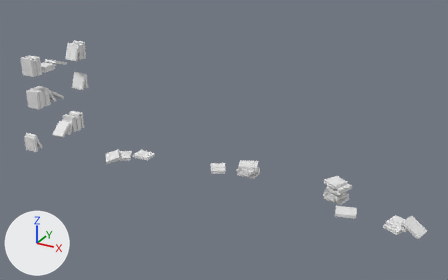
The FBX model Assets/fbx/props/books in table/books_in_table.fbx as it was, and as the next commit left it.
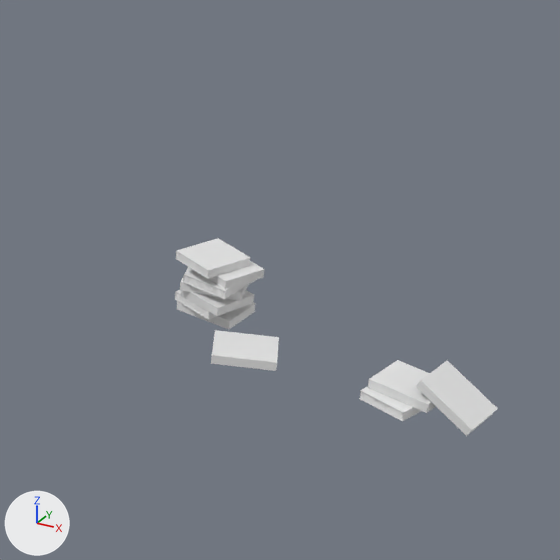
The first picture shows the older version from a camera (50 mm lens) standing at (1.92, -3.16, 4.93) and looking at (-1.67, 3.37, 1.66). The close-ups show both versions on the part from 59% to 100% of the width and 35% to 100% of the height of that picture; other places that the commit changed are outside them. The lights are fixed; the arrows at lower left show +X, +Y and +Z. Where no turn or scale is listed for an object, it has been applied to the vertices.

Objects in the first close-up: 'book.008', 'book.009', 'book.010', 'book.012', 'book.013', 'book.014', 'book.015', 'book.016', 'book.017', 'book.018'.
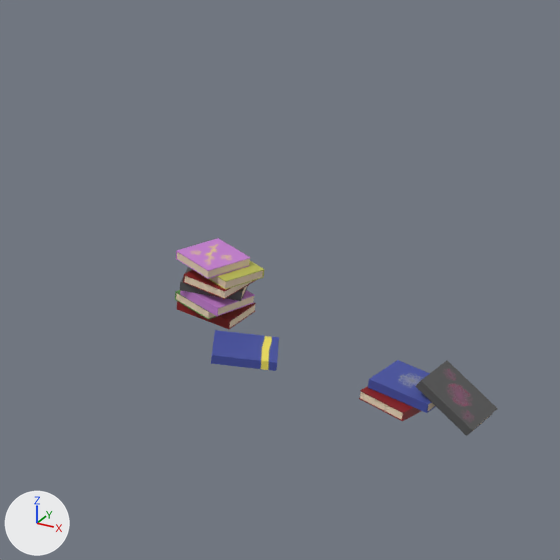
Where the newer file only moved an object's origin or applied its transform, the numbers keep the older frame.

Changed parts and their boxes (x1, y1, x2, y2) in the close-ups (560 x 560 px):
'book.010', recoloured (white to grey)
    both: (415, 361, 498, 436)
'book.018', recoloured (white to blue)
    both: (211, 330, 279, 371)
'book.009', recoloured (white to blue)
    both: (368, 360, 436, 413)
'book.016', recoloured
    both: (176, 238, 250, 279)
'book.012', recoloured (grey to pink)
    both: (180, 290, 255, 316)
'book.008', recoloured
    both: (359, 386, 421, 421)
'book.015', recoloured
    both: (209, 261, 264, 290)
'book.013', recoloured
    both: (177, 301, 256, 329)
'book.017', recoloured
    both: (183, 269, 258, 299)
'book.014', recoloured (grey to black)
    both: (180, 267, 248, 301)

The change, as a diff of the scene's bpy script:
```diff
--- a/Assets/fbx/props/books in table/books_in_table.fbx.py
+++ b/Assets/fbx/props/books in table/books_in_table.fbx.py
@@ mat_book @@
+mat_book = bpy.data.materials.new('Book')
+# uses the picture img_defaultmaterial_base_color_jpg
+# uses the picture img_defaultmaterial_metallic_jpg
+# uses the picture img_defaultmaterial_normal_opengl_jpg
+# uses the picture img_defaultmaterial_roughness_jpg
@@ me_cube_130 @@
 me_cube_130.from_pydata(...)  # 96 vertices, 94 faces; spans x -0.303..-0.03, y 3.453..3.683, z 1.202..1.24
+me_cube_130.materials.append(mat_book)
@@ me_cube_124 @@
 me_cube_124.from_pydata(...)  # 96 vertices, 94 faces; spans x 0.546..0.828, y 3.096..3.404, z 1.087..1.125
+me_cube_124.materials.append(mat_book)
@@ me_cube_129 @@
 me_cube_129.from_pydata(...)  # 96 vertices, 94 faces; spans x -0.3..-0.012, y 3.44..3.691, z 1.088..1.125
+me_cube_129.materials.append(mat_book)
@@ me_cube_125 @@
 me_cube_125.from_pydata(...)  # 96 vertices, 94 faces; spans x 0.568..0.865, y 3.132..3.396, z 1.126..1.164
+me_cube_125.materials.append(mat_book)
@@ me_cube_128 @@
 me_cube_128.from_pydata(...)  # 96 vertices, 94 faces; spans x -0.286..0.0, y 3.386..3.665, z 1.164..1.202
+me_cube_128.materials.append(mat_book)
@@ me_cube_131 @@
 me_cube_131.from_pydata(...)  # 96 vertices, 94 faces; spans x -0.292..0.025, y 3.408..3.707, z 1.279..1.317
+me_cube_131.materials.append(mat_book)
@@ me_cube_134 @@
 me_cube_134.from_pydata(...)  # 96 vertices, 94 faces; spans x -0.084..0.211, y 3.151..3.411, z 1.088..1.125
+me_cube_134.materials.append(mat_book)
@@ me_cube_132 @@
 me_cube_132.from_pydata(...)  # 96 vertices, 94 faces; spans x -0.318..-0.035, y 3.391..3.681, z 1.317..1.355
+me_cube_132.materials.append(mat_book)
@@ me_cube_133 @@
 me_cube_133.from_pydata(...)  # 96 vertices, 94 faces; spans x -0.266..-0.006, y 3.399..3.694, z 1.241..1.278
+me_cube_133.materials.append(mat_book)
@@ me_cube_126 @@
 me_cube_126.from_pydata(...)  # 96 vertices, 94 faces; spans x 0.747..1.028, y 3.106..3.358, z 1.086..1.238
+me_cube_126.materials.append(mat_book)
```
